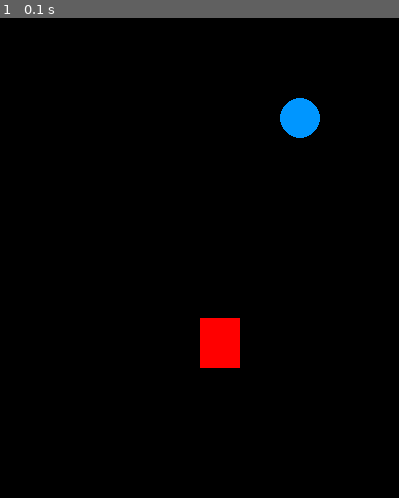
Above: before the commit, frame 1.
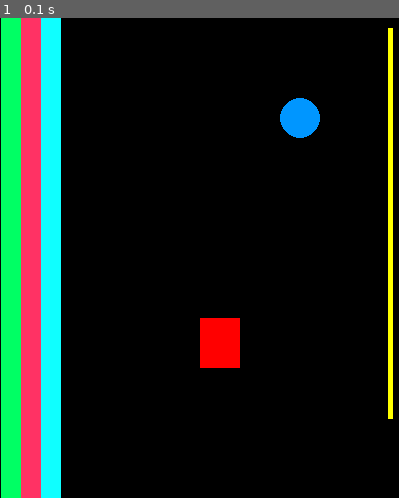
Above: after the commit, the same moment.

Repository: thiagorocco/Pygame
Game: pygame game, started from 0-conceitos/02-desenhando-objetos.py
The game is run twice, just before and just after one commit, with the same random seed, the same clock (stepped at 60 frames per second) and the same inputs.
Inputs:
- Up to frame 1 (0.1 s): no input

The runs differ from the first frame. In frame 1, 16% of the frame differs, in the area x 0-99%, y 0-100%.

Commit message:
criando linhas no pygame com uma classe Linha

Diff:
--- a/0-conceitos/02-desenhando-objetos.py
+++ b/0-conceitos/02-desenhando-objetos.py
@@ -2,6 +2,9 @@
 from pygame.locals import *
 from sys import exit
 
+class Linha:
+    def __init__(self, tela, cor, posIniXY, posFimXY, larg):
+        pygame.draw.line(tela, cor, posIniXY, posFimXY, larg)
 
 pygame.init()
 
@@ -22,19 +25,30 @@
 
     ## Desenhando na tela
 
+    #propriedades do retângulo
     posRectX = 200
     posRectY = 300
     largRect = 40
     altRect = 50
     rgbRect = (255, 0, 0)
 
+    #propriedades do círculo
     posCircleX = 300
     posCircleY = 100
     raioCircle = 20
     rgbCircle = (0, 150, 255)
 
+    #propriedades da linha
+    rgbLinha = (255, 255, 0)
+    posLinhaInicioXY = (390, 10)
+    posLinhaFimXY = (390, 400)
+    larguraLinha = 5
 
     pygame.draw.rect( tela, rgbRect, (posRectX, posRectY, largRect, altRect))
     pygame.draw.circle(tela, rgbCircle, (posCircleX, posCircleY), raioCircle)
+    l1 = Linha(tela,rgbLinha,posLinhaInicioXY, posLinhaFimXY,larguraLinha)
+    l2 = Linha(tela,(0,255,100),(10,0),(10,500),20)
+    l3 = Linha(tela,(255,50,100),(30,0),(30,500),20)
+    l4 = Linha(tela,(15,255,255),(50,0),(50,500),20)
 
     pygame.display.update()
